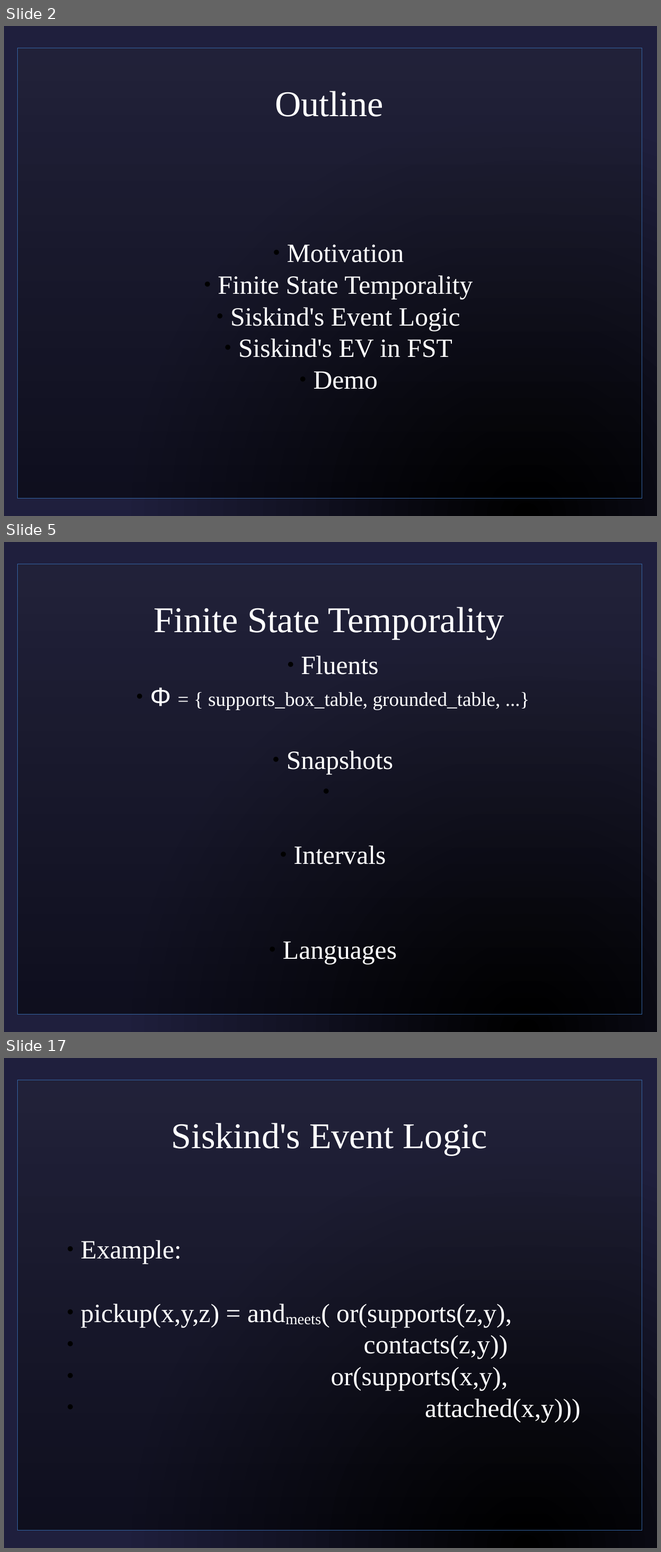
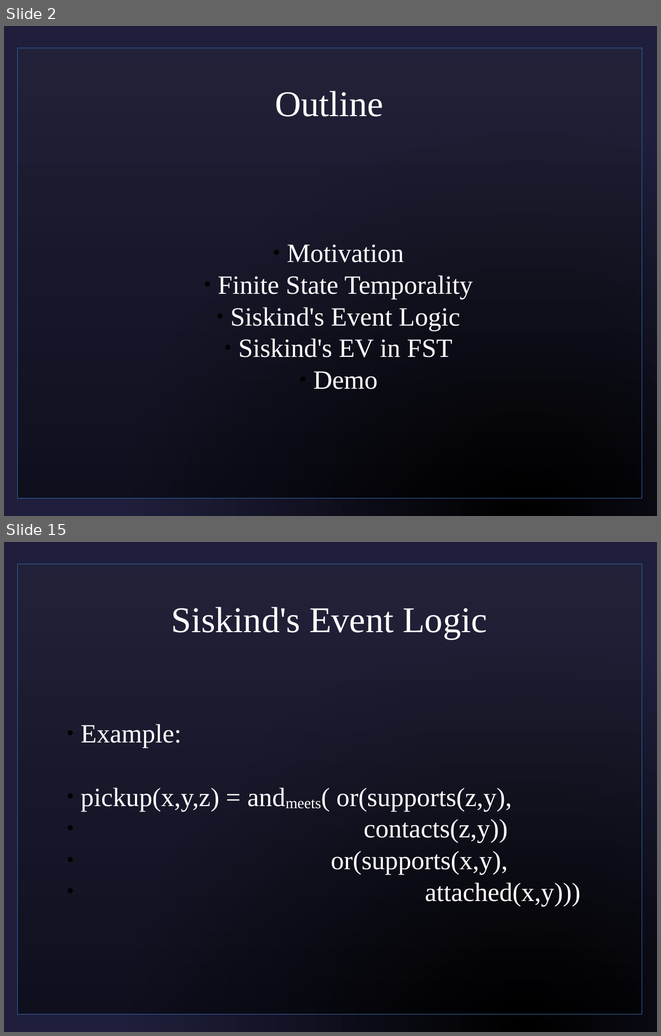
Before and after one commit to sjf/eventlogic, a slide deck: pres1.odp. Shown one above the other, each under a label of ours: slides 2, 5 and 17 before the commit, slides 2 and 15 after it; the slides between them are not shown. The pictures are 661x1552 and 661x1036 pixels, drawn with LibreOffice and Linux fonts; fonts in the diff are those of the drawing; background and template pictures are left out. Boxes give left, top, right and bottom in pixels: in the first picture for what was removed or moved away, otherwise in the second. Text is boxed around its words. In the diff, an @@ line names an element or a change of style, - is before the commit and + after.

```diff
--- a/pres1.odp
+++ b/pres1.odp
@@ slide 5 removed at (x1=4, y1=542, x2=657, y2=1032), background picture (left out); not listed: 1 template element that a slide beside it also shows @@
@@ title removed at (x1=154, y1=607, x2=504, y2=640) @@
-Finite State Temporality
@@ subtitle removed at (x1=150, y1=655, x2=501, y2=964) @@
-  ● Fluents
-  ● Φ = { supports_box_table, grounded_table, ...}
-  ● Snapshots
-  ● Intervals
-  ● Languages
@@ what was slide 17 is now slide 15 @@
```
Also in this commit, not shown: 12 slides changed, 5 other slides removed.
